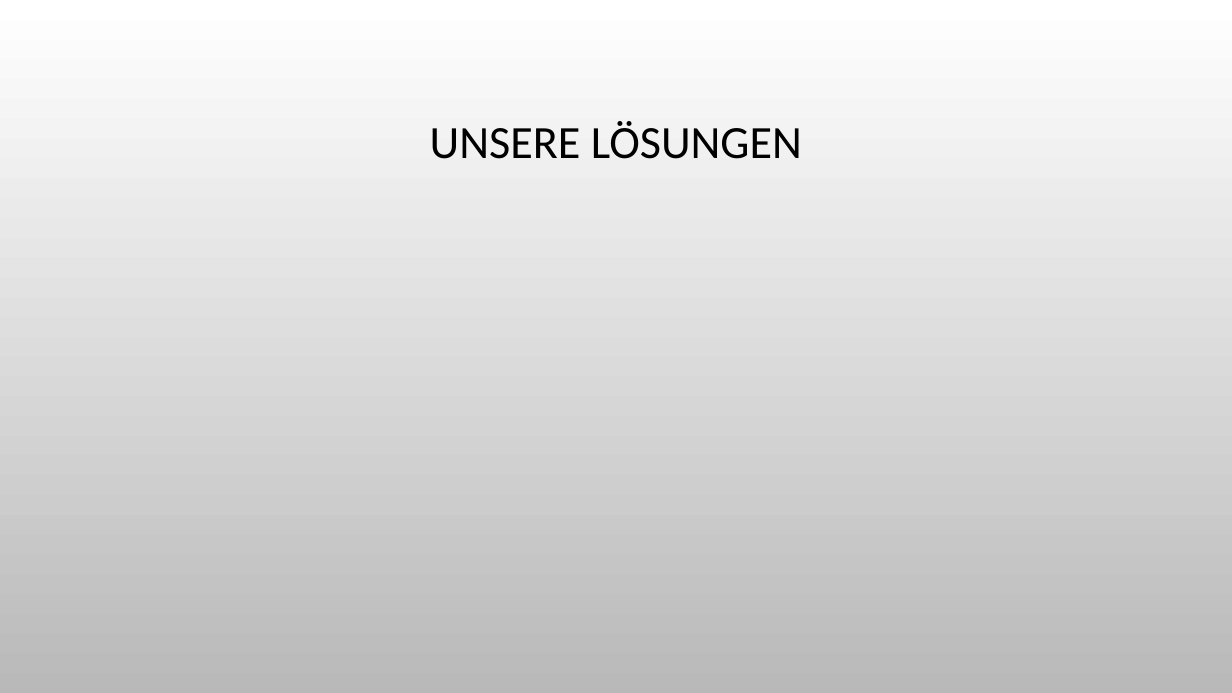
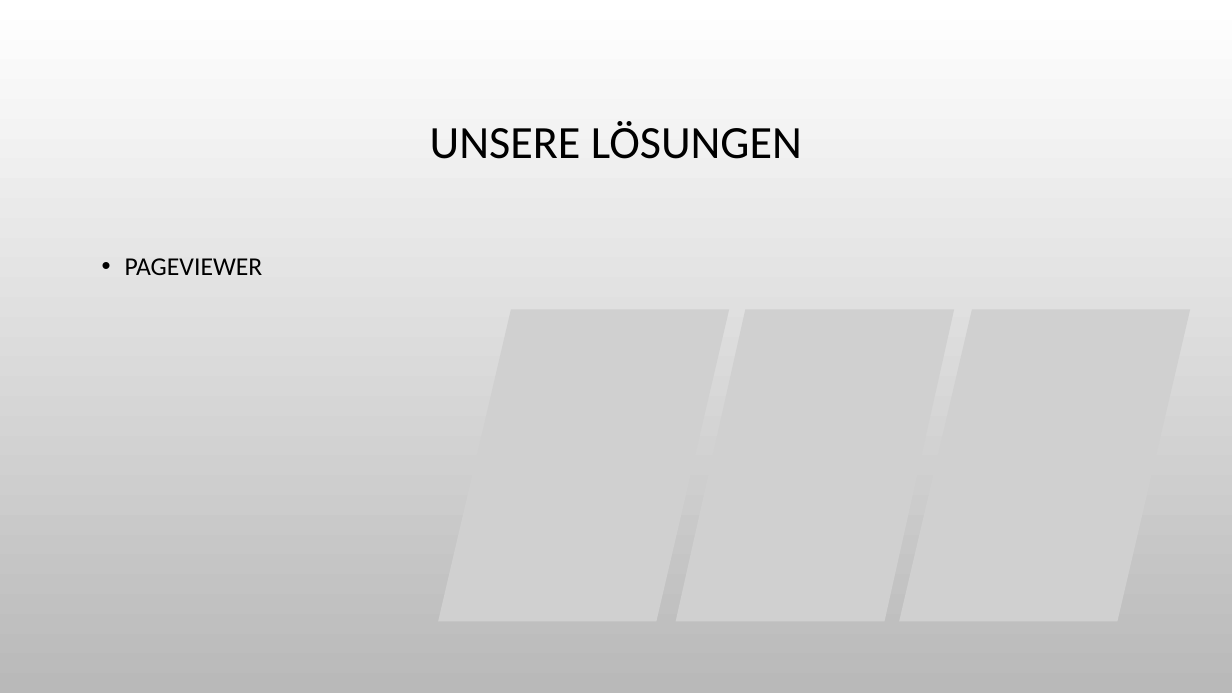
Before and after one commit to Leandro123321/uk335LD, a slide deck: slide 9 of ModulProjekt/Verkaufspräsentation.pptx. Drawn at 1232x693 pixels with LibreOffice and Linux fonts; fonts in the diff are those of the drawing; grey boxes stand for pictures; background and template pictures are left out. Boxes give left, top, right and bottom in pixels: in the first picture for what was removed or moved away, otherwise in the second. Text is boxed around its words. In the diff, an @@ line names an element or a change of style, - is before the commit and + after.

Commit message:
added presentation + picture(bastian)

```diff
--- a/ModulProjekt/Verkaufspräsentation.pptx
+++ b/ModulProjekt/Verkaufspräsentation.pptx
@@ text added at [125,258,263,275], 20 pt, text #000000 @@
+• PAGEVIEWER
@@ picture added at [438,310,729,622] @@
@@ picture added at [676,310,954,622] @@
@@ picture added at [899,310,1190,622] @@
```
Also in this commit, not shown: 7 other slides changed, 2 slides added, 2 slides removed, 1 other file.
